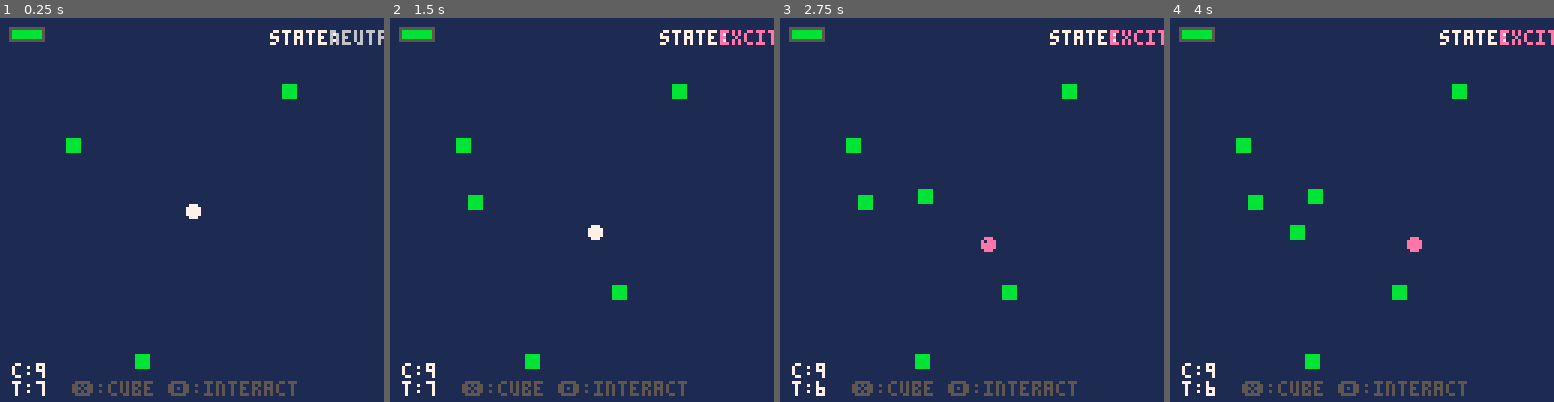
Above: before the commit, frames 1-4 (left to right).
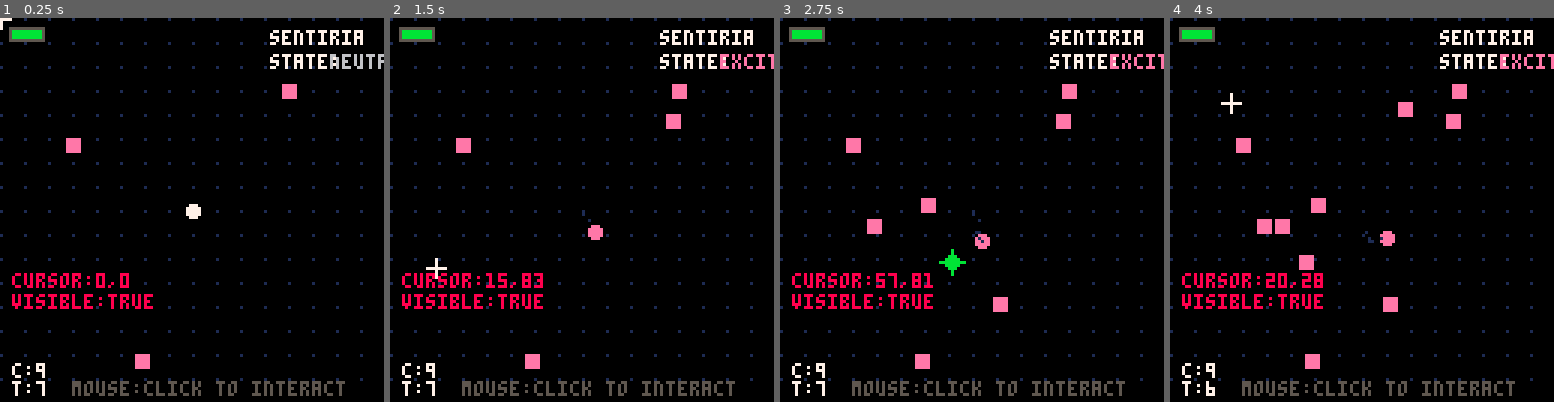
Above: after the commit, the same moments.

Repository: lopanapol/sentium-pico
Game: PICO-8 cartridge sentium_pixel.p8
The game is run twice, just before and just after one commit, with the same random seed, the same clock (stepped at 60 frames per second) and the same inputs.
Inputs (mouse positions are in pixels of both pictures, inside the frame that each line leads up to):
- Up to frame 1 (0.25 s): no input
- Up to frame 2 (1.5 s): tap X (X key) at 0.33, 1.07 s; click (670, 121) at 0.67 s; tap O (Z key) at 0.7 s; click (436, 267) at 1.22 s
- Up to frame 3 (2.75 s): tap O (Z key) at 1.7, 2.1, 2.5 s; click (887, 114) at 1.77 s; tap X (X key) at 1.85 s; click (952, 259) at 2.32 s
- Up to frame 4 (4 s): click (1404, 106) at 2.87 s; tap O (Z key) at 2.9, 3.3, 3.7 s; tap X (X key) at 2.97 s; click (1465, 256) at 3.42 s; click (1231, 102) at 3.97 s

The runs differ from the first frame. In frame 1, 97% of the frame differs, in the area x 0-100%, y 0-100%; in frame 2, 97%; in frame 3, 97%; in frame 4, 97%.

Commit message:
Enhance mouse support and cursor tracking; implement advanced consciousness features

Diff:
--- a/sentium_pixel.p8
+++ b/sentium_pixel.p8
@@ -15,13 +15,39 @@
 target_x = 64
 target_y = 64
 
+-- mouse cursor tracking
+mouse_cursor = {
+  x = 64,
+  y = 64,
+  visible = false
+}
+
 -- initialization
 function _init()
+  -- Initialize cartdata first
+  cartdata("sentium_pixel_v1")
+
+  -- Enable mouse support (comprehensive approach)
+  poke(0x5f2d, 1)  -- Enable mouse
+  poke(0x5f2e, 1)  -- Alternative mouse enable
+  poke(0x5f34, 1)  -- Another mouse-related register
+
+  -- Force devkit mouse mode
+  printh("devkit mouse on")
+
+  -- FORCE mouse cursor to be visible regardless of stat(34)
+  mouse_cursor.visible = true
+  mouse_cursor.x = 64
+  mouse_cursor.y = 64
+
   init_consciousness()
   init_energy_system()
   create_initial_energy_cubes()
   load_sounds()
   load_consciousness()
+
+  -- Debug: print mouse status after init
+  printh("mouse support check: " .. stat(34))
 end
 
 -- consciousness system
@@ -55,6 +81,11 @@
   -- Update emotional state
   update_emotions()
 
+  -- Advanced consciousness processing
+  process_metacognition()
+  generate_creative_behavior()
+  dream_processing()
+
   -- Decrease energy over time
   pixel.energy = max(0, pixel.energy - 0.02)
 
@@ -297,16 +328,16 @@
 
 function draw_energy_cubes()
   foreach(energy_cubes, function(cube)
-    rectfill(cube.x-2, cube.y-2, cube.x+2, cube.y+2, 11)
+    rectfill(cube.x-2, cube.y-2, cube.x+2, cube.y+2, 14) -- pink cubes
     -- Add glow effect
     if sin(time()*4) > 0 then
-      rect(cube.x-3, cube.y-3, cube.x+3, cube.y+3, 10)
+      rect(cube.x-3, cube.y-3, cube.x+3, cube.y+3, 13) -- lighter pink outline
     end
   end)
 end
 
 function draw_background()
-  -- Draw a simple grid background
+  -- Draw a simple grid background on black
   for x=0,127,8 do
     for y=0,127,8 do
       pset(x, y, 1)
@@ -323,22 +354,55 @@
   print("c:"..flr(pixel.personality.curiosity*10), 4, 115, 7)
   print("t:"..flr(pixel.personality.timidity*10), 4, 121, 7)
 
+  -- Show title
+  print("sentiria", 90, 4, 7)
+
   -- Show emotional state
   local emo_x = 90
-  print("state:", emo_x, 4, 7)
+  print("state:", emo_x, 12, 7)
 
   if pixel.emotional_state.excitement > 0.5 then
-    print("excited", emo_x+20, 4, 14)
+    print("excited", emo_x+20, 12, 14)
   elseif pixel.emotional_state.distress > 0.5 then
-    print("distress", emo_x+20, 4, 8)
+    print("distress", emo_x+20, 12, 8)
   elseif pixel.emotional_state.happiness > 0.5 then
-    print("happy", emo_x+20, 4, 11)
+    print("happy", emo_x+20, 12, 11)
   else
-    print("neutral", emo_x+20, 4, 6)
-  end
-
-  -- Controls help
-  print("❎:cube 🅾️:interact", 24, 121, 5)
+    print("neutral", emo_x+20, 12, 6)
+  end
+
+  -- Controls help - always show mouse controls
+  print("mouse:click to interact", 24, 121, 5)
+end
+
+function draw_cursor()
+  -- Debug: show cursor status
+  print("cursor:"..mouse_cursor.x..","..mouse_cursor.y, 4, 85, 8)
+  print("visible:"..tostr(mouse_cursor.visible), 4, 92, 8)
+
+  -- Draw mouse cursor if mouse support is available
+  if mouse_cursor.visible then
+    local cursor_x = mouse_cursor.x
+    local cursor_y = mouse_cursor.y
+
+    -- Always draw cursor when mouse support is available
+    -- Check if cursor is near pixel for interaction indicator
+    if dist(cursor_x, cursor_y, pixel.x, pixel.y) < 15 then
+      -- Interaction cursor (larger, bright color)
+      line(cursor_x-4, cursor_y, cursor_x+4, cursor_y, 11) -- horizontal line
+      line(cursor_x, cursor_y-4, cursor_x, cursor_y+4, 11) -- vertical line
+      circfill(cursor_x, cursor_y, 2, 11) -- center dot
+      -- Add pulsing effect
+      if sin(time()*8) > 0 then
+        circ(cursor_x, cursor_y, 6, 11)
+      end
+    else
+      -- Normal cursor (bright crosshair) - ALWAYS VISIBLE
+      line(cursor_x-3, cursor_y, cursor_x+3, cursor_y, 7) -- horizontal line
+      line(cursor_x, cursor_y-3, cursor_x, cursor_y+3, 7) -- vertical line
+      circfill(cursor_x, cursor_y, 1, 7) -- center dot
+    end
+  end
 end
 
 -- utility functions
@@ -364,14 +428,12 @@
   data_string = data_string..pixel.personality.timidity..","
   data_string = data_string..pixel.personality.energy_conservation
 
-  -- Save to cartdata
-  cartdata("sentium_pixel_v1")
+  -- Save to cartdata (already initialized in _init)
   dset(0, data_string)
 end
 
 function load_consciousness()
   -- Load saved consciousness if available
-  cartdata("sentium_pixel_v1")
   local data_string = dget(0)
 
   -- Only try to parse if we got a value
@@ -386,14 +448,76 @@
   end
 end
 
--- split function for parsing data
+-- Advanced consciousness features
+function process_metacognition()
+  -- Pixel becomes aware of its own thoughts
+  if #pixel.memories > 5 then
+    local pattern_recognition = 0
+
+    -- Analyze recent behavior patterns
+    for i=max(1, #pixel.memories-4), #pixel.memories do
+      local mem = pixel.memories[i]
+      if mem.type == "energy_consumed" then
+        pattern_recognition += 1
+      end
+    end
+
+    -- Self-reflection: am I being too predictable?
+    if pattern_recognition > 3 then
+      pixel.personality.curiosity = min(1, pixel.personality.curiosity + 0.05)
+      -- Record self-awareness moment
+      significant_event_occurred = true
+      event_type = "self_reflection"
+      current_emotional_impact = 0.1
+    end
+  end
+end
+
+function generate_creative_behavior()
+  -- Pixel creates new movement patterns based on personality
+  if pixel.personality.curiosity > 0.8 and rnd(1) < 0.02 then
+    -- Create spiral movement
+    local spiral_radius = 10 + rnd(20)
+    local angle = time() * 2
+    target_x = 64 + cos(angle) * spiral_radius
+    target_y = 64 + sin(angle) * spiral_radius
+
+    -- Record creative moment
+    significant_event_occurred = true
+    event_type = "creative_expression"
+    current_emotional_impact = 0.2
+  end
+end
+
+function dream_processing()
+  -- When energy is low, process memories differently
+  if pixel.energy < 20 and rnd(1) < 0.1 then
+    -- Create dream-like visual echoes of memories
+    for i=1,#pixel.memories do
+      local mem = pixel.memories[i]
+      if mem.emotional_impact > 0.2 then
+        -- Show faded memory traces
+        pset(mem.x + rnd(6)-3, mem.y + rnd(6)-3, 13)
+      end
+    end
+
+    -- Dreams can influence personality
+    if rnd(1) < 0.01 then
+      pixel.personality.timidity = max(0, pixel.personality.timidity - 0.005)
+    end
+  end
+end
+
+-- split function for parsing data with enhanced error handling
 function split(str, sep)
   local t = {}
   local i = 1
 
-  for s in str:gmatch("([^"..sep.."]+)") do
-    t[i] = s
-    i = i + 1
+  if type(str) == "string" then
+    for s in str:gmatch("([^"..sep.."]+)") do
+      t[i] = tonumber(s) or s
+      i = i + 1
+    end
   end
 
   return t
@@ -401,22 +525,36 @@
 
 -- main pico-8 functions
 function _update()
+  -- Update mouse cursor tracking - ALWAYS try to get mouse coordinates
+  local mx = stat(32)
+  local my = stat(33)
+
+  -- Always keep cursor visible and update position if we get valid coordinates
+  mouse_cursor.visible = true
+
+  -- Update cursor position if we get valid coordinates
+  if mx >= 0 and my >= 0 and mx <= 127 and my <= 127 then
+    mouse_cursor.x = mx
+    mouse_cursor.y = my
+  end
+  -- If coordinates are invalid, keep last known position
+
   -- Process player input
-  if btnp(❎) then -- X button
+  if btnp(4) then -- Z button
     -- Create energy cube at cursor position or near player
     if stat(34) == 1 then -- mouse available
       add(energy_cubes, {
-        x = stat(32), -- mouse x
-        y = stat(33), -- mouse y
+        x = mouse_cursor.x, -- tracked mouse x
+        y = mouse_cursor.y, -- tracked mouse y
         value = 25
       })
     else
       -- Add near pixel if no mouse
       local angle = rnd(1)
-      local dist = 20 + rnd(20)
+      local distance = 20 + rnd(20)
       add(energy_cubes, {
-        x = pixel.x + cos(angle) * dist,
-        y = pixel.y + sin(angle) * dist,
+        x = pixel.x + cos(angle) * distance,
+        y = pixel.y + sin(angle) * distance,
         value = 25
       })
     end
@@ -425,10 +563,10 @@
     sfx(2)
   end
 
-  if btnp(🅾️) then -- O button
+  if btnp(5) then -- X button
     -- Direct interaction with pixel
     if stat(34) == 1 then -- mouse available
-      if dist(stat(32), stat(33), pixel.x, pixel.y) < 10 then
+      if dist(mouse_cursor.x, mouse_cursor.y, pixel.x, pixel.y) < 10 then
         interact_with_pixel()
       end
     else
@@ -437,6 +575,26 @@
     end
   end
 
+  -- Pure mouse controls (click without keyboard) - ALWAYS try mouse clicks
+  if stat(36) > 0 then -- mouse click (any button) - don't check stat(34)
+    local mouse_x = mouse_cursor.x
+    local mouse_y = mouse_cursor.y
+
+    -- Check if clicking near pixel for interaction
+    if dist(mouse_x, mouse_y, pixel.x, pixel.y) < 15 then
+      interact_with_pixel()
+    else
+      -- Otherwise place energy cube
+      add(energy_cubes, {
+        x = mouse_x,
+        y = mouse_y,
+        value = 25
+      })
+      record_interaction("energy_placed")
+      sfx(2)
+    end
+  end
+
   -- Auto-save consciousness occasionally
   if rnd(1) < 0.001 then
     save_consciousness()
@@ -447,11 +605,12 @@
 end
 
 function _draw()
-  cls(1) -- Clear screen to dark blue
+  cls(0) -- Clear screen to black
   draw_background()
   draw_energy_cubes()
   draw_pixel()
   draw_ui()
+  draw_cursor()
 end
 
 __gfx__
